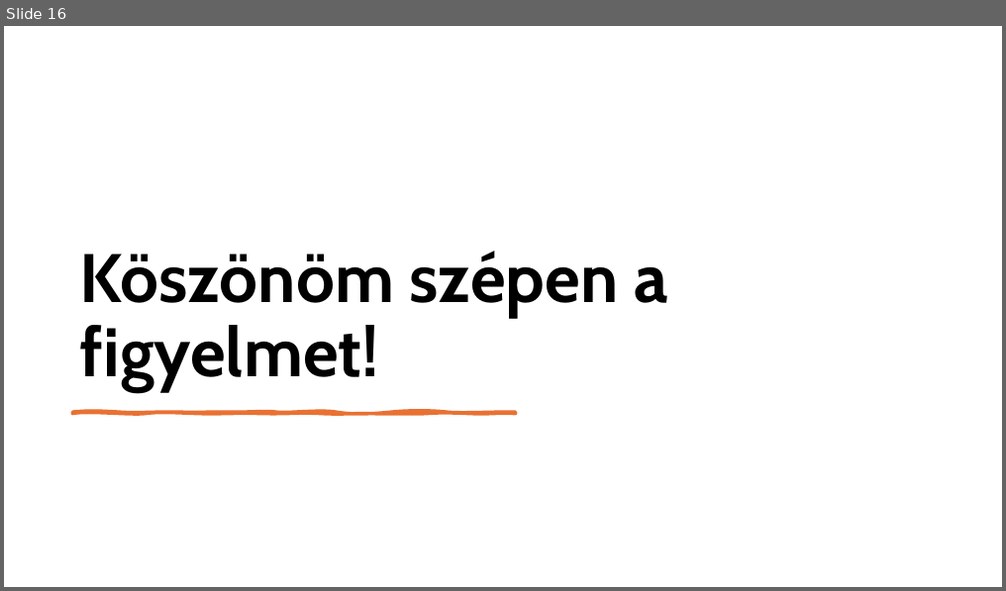
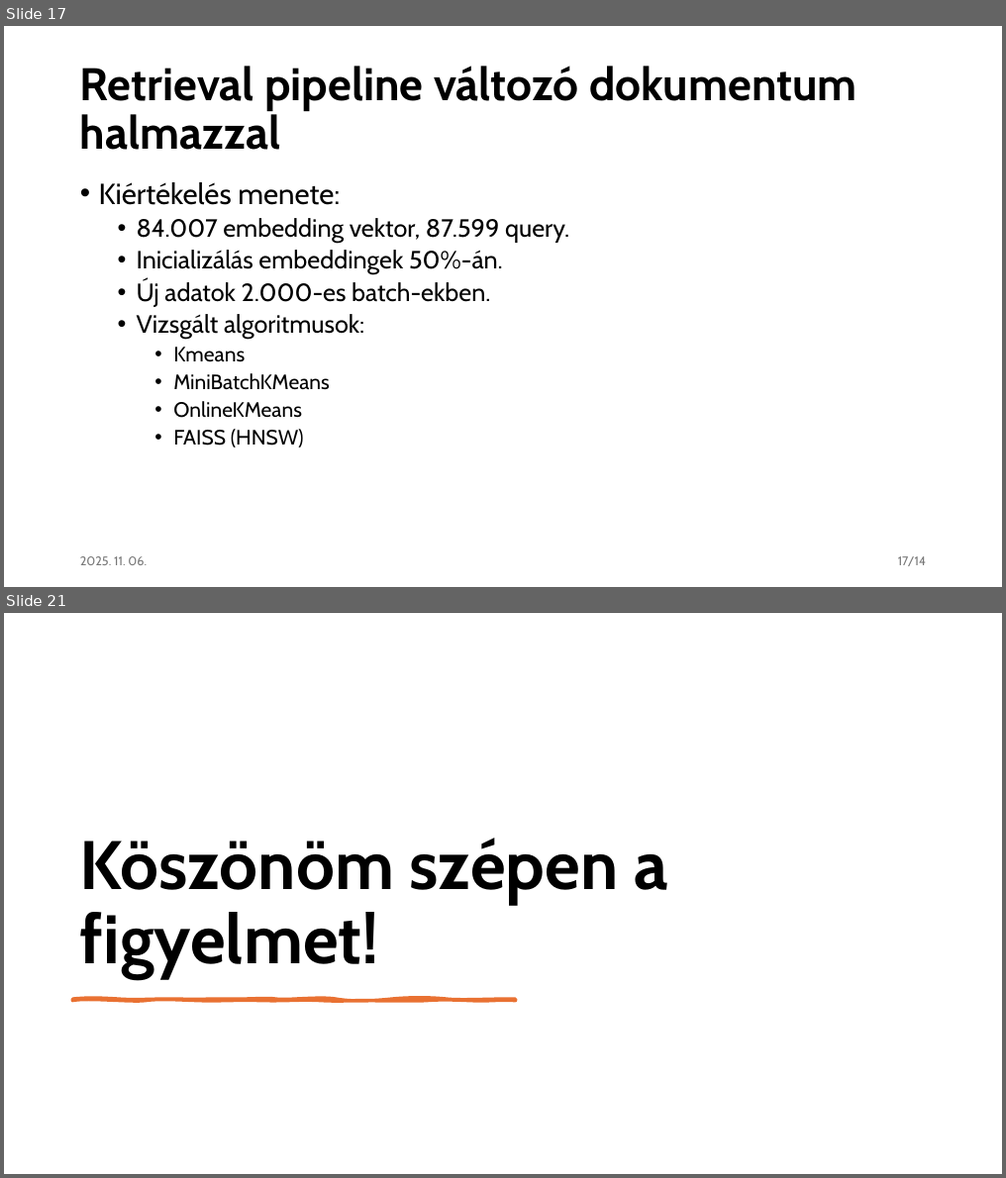
Before and after one commit to czotterbenedek/rag-onlineclustering-optimization, a slide deck: tdk/tdk_v1.pptx. Shown one above the other, each under a label of ours: slide 16 before the commit, slides 17 and 21 after it; the slides between them are not shown. The pictures are 1006x591 and 1006x1178 pixels, drawn with LibreOffice and Linux fonts; fonts in the diff are those of the drawing. Boxes give left, top, right and bottom in pixels: in the first picture for what was removed or moved away, otherwise in the second. Text is boxed around its words. In the diff, an @@ line names an element or a change of style, - is before the commit and + after.

```diff
--- a/tdk/tdk_v1.pptx
+++ b/tdk/tdk_v1.pptx
@@ slide 17 added at [4,26,1002,587], background #FFFFFF @@
@@ title added at [80,66,857,150], 44 pt, text #000000, bold @@
+Retrieval pipeline változó dokumentum halmazzal
@@ text added at [99,182,569,448], 24 pt, text #000000 @@
+• Kiértékelés menete:
+  • 84.007 embedding vektor, 87.599 query.
+  • Inicializálás embeddingek 50%-án.
+  • Új adatok 2.000-es batch-ekben.
+  • Vizsgált algoritmusok:
+    • Kmeans
+    • MiniBatchKMeans
+    • OnlineKMeans
+    • FAISS (HNSW)
@@ text added at [80,557,147,566], 12 pt, text #797979 @@
+2025. 11. 06.
@@ page number added at [898,557,926,567], 12 pt, text #797979 @@
+17/14
@@ what was slide 16 is now slide 21 @@
```
Also in this commit, not shown: 15 slides changed, 4 other slides added, 2 other files.
